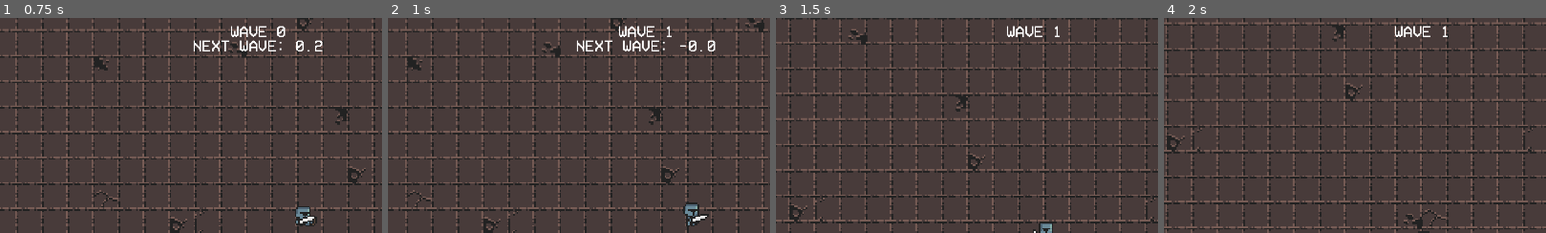
Above: before the commit, frames 1-4 (left to right).
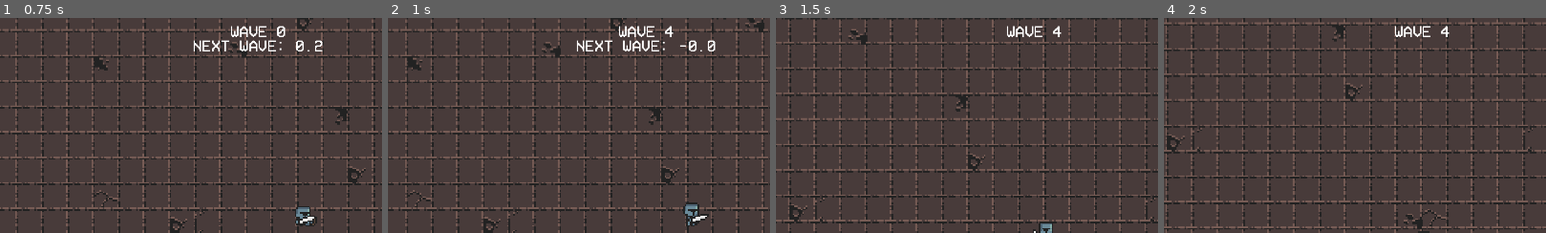
Above: after the commit, the same moments.

Repository: ErikpvDev/Proyecto-intermodular
Game: Godot game, scene res://Scenes/Game/game.tscn
Same seed, same stepped clock (60 frames per second), same inputs: the game is played once before the commit and once after it. The engine's default icon, where the game draws it, is replaced by a stand-in: a white triangle on a blue panel in a dark square.
Inputs:
- Up to frame 1 (0.75 s): tap Enter at 0.5 s; hold D (right) from 0.53 s (still down); tap Shift (dash) at 0.6 s
- Up to frame 2 (1 s): keep holding D (right)
- Up to frame 3 (1.5 s): release D (right) at 1.28 s; hold S (down) from 1.28 s (still down); tap E (interact) at 1.35 s
- Up to frame 4 (2 s): keep holding S (down)
The pictures show only the part of the screen within x 16-66%, y 4-54%; the shares and areas given below are measured in that part.

Frame 1 is identical in both runs. In frame 2, less than 0.1% of the frame differs, in the area x 72-75%, y 3-9%; in frame 3, less than 0.1%; in frame 4, less than 0.1%.

Commit message:
Faltan implementaciones del boss y ataques

Diff:
--- /dev/null
+++ b/Scenes/Bosses/Golem.tscn
@@ -0,0 +1,276 @@
+[gd_scene load_steps=18 format=3 uid="uid://c1pwj5dcpcrcv"]
+
+[ext_resource type="Texture2D" uid="uid://du45bmr8jisuy" path="res://assets/sprites/Enemies/Bosses/Golem/Character_sheet.png" id="1_4q6se"]
+[ext_resource type="Texture2D" uid="uid://bbfswghk06n3y" path="res://assets/sprites/Enemies/Bosses/Golem/Laser_sheet.png" id="2_fmrxo"]
+[ext_resource type="Texture2D" uid="uid://bjc4fejijgsl2" path="res://assets/sprites/Objetcs/Exp/Under.png" id="3_2yq5j"]
+[ext_resource type="Texture2D" uid="uid://xwm27srbs3p6" path="res://assets/sprites/Objetcs/Exp/Over.png" id="4_po4jp"]
+[ext_resource type="Texture2D" uid="uid://baaqhre1lhrcl" path="res://assets/sprites/Objetcs/Exp/Progress.png" id="5_8wxll"]
+
+[sub_resource type="Animation" id="Animation_s4ltw"]
+length = 0.001
+tracks/0/type = "value"
+tracks/0/imported = false
+tracks/0/enabled = true
+tracks/0/path = NodePath("Pivot/Sprite2D:frame")
+tracks/0/interp = 1
+tracks/0/loop_wrap = true
+tracks/0/keys = {
+"times": PackedFloat32Array(0),
+"transitions": PackedFloat32Array(1),
+"update": 1,
+"values": [0]
+}
+tracks/1/type = "value"
+tracks/1/imported = false
+tracks/1/enabled = true
+tracks/1/path = NodePath("Sprite2D:frame")
+tracks/1/interp = 1
+tracks/1/loop_wrap = true
+tracks/1/keys = {
+"times": PackedFloat32Array(0),
+"transitions": PackedFloat32Array(1),
+"update": 1,
+"values": [0]
+}
+
+[sub_resource type="Animation" id="Animation_jib0i"]
+resource_name = "armor_buff"
+length = 1.2500125
+step = 0.125
+tracks/0/type = "value"
+tracks/0/imported = false
+tracks/0/enabled = true
+tracks/0/path = NodePath("Sprite2D:frame")
+tracks/0/interp = 1
+tracks/0/loop_wrap = true
+tracks/0/keys = {
+"times": PackedFloat32Array(0, 0.125, 0.25, 0.375, 0.5, 0.625, 0.75, 0.875, 1, 1.125),
+"transitions": PackedFloat32Array(1, 1, 1, 1, 1, 1, 1, 1, 1, 1),
+"update": 1,
+"values": [60, 61, 62, 63, 64, 65, 66, 67, 68, 69]
+}
+
+[sub_resource type="Animation" id="Animation_eajcw"]
+resource_name = "block"
+step = 0.125
+tracks/0/type = "value"
+tracks/0/imported = false
+tracks/0/enabled = true
+tracks/0/path = NodePath("Sprite2D:frame")
+tracks/0/interp = 1
+tracks/0/loop_wrap = true
+tracks/0/keys = {
+"times": PackedFloat32Array(0, 0.125, 0.25, 0.375, 0.5, 0.625, 0.75, 0.875),
+"transitions": PackedFloat32Array(1, 1, 1, 1, 1, 1, 1, 1),
+"update": 1,
+"values": [30, 31, 32, 33, 34, 35, 36, 37]
+}
+
+[sub_resource type="Animation" id="Animation_q4bxi"]
+resource_name = "death"
+length = 1.7500125
+step = 0.125
+tracks/0/type = "value"
+tracks/0/imported = false
+tracks/0/enabled = true
+tracks/0/path = NodePath("Sprite2D:frame")
+tracks/0/interp = 1
+tracks/0/loop_wrap = true
+tracks/0/keys = {
+"times": PackedFloat32Array(0, 0.125, 0.25, 0.375, 0.5, 0.625, 0.75, 0.875, 1, 1.125, 1.25, 1.375, 1.5, 1.625),
+"transitions": PackedFloat32Array(1, 1, 1, 1, 1, 1, 1, 1, 1, 1, 1, 1, 1, 1),
+"update": 1,
+"values": [70, 71, 72, 73, 74, 75, 76, 77, 78, 79, 80, 81, 82, 83]
+}
+
+[sub_resource type="Animation" id="Animation_ekh0k"]
+resource_name = "glowing"
+step = 0.125
+tracks/0/type = "value"
+tracks/0/imported = false
+tracks/0/enabled = true
+tracks/0/path = NodePath("Sprite2D:frame")
+tracks/0/interp = 1
+tracks/0/loop_wrap = true
+tracks/0/keys = {
+"times": PackedFloat32Array(0, 0.125, 0.25, 0.375, 0.5, 0.625, 0.75, 0.875),
+"transitions": PackedFloat32Array(1, 1, 1, 1, 1, 1, 1, 1),
+"update": 1,
+"values": [10, 11, 12, 13, 14, 15, 16, 17]
+}
+
+[sub_resource type="Animation" id="Animation_k0thn"]
+resource_name = "idle"
+length = 0.5000125
+loop_mode = 1
+step = 0.125
+tracks/0/type = "value"
+tracks/0/imported = false
+tracks/0/enabled = true
+tracks/0/path = NodePath("Sprite2D:frame")
+tracks/0/interp = 1
+tracks/0/loop_wrap = true
+tracks/0/keys = {
+"times": PackedFloat32Array(0, 0.125, 0.25, 0.375),
+"transitions": PackedFloat32Array(1, 1, 1, 1),
+"update": 1,
+"values": [0, 1, 2, 3]
+}
+
+[sub_resource type="Animation" id="Animation_m44y3"]
+resource_name = "laser"
+length = 1.8750125
+step = 0.125
+tracks/0/type = "value"
+tracks/0/imported = false
+tracks/0/enabled = true
+tracks/0/path = NodePath("Pivot/Sprite2D:frame")
+tracks/0/interp = 1
+tracks/0/loop_wrap = true
+tracks/0/keys = {
+"times": PackedFloat32Array(0, 0.125, 0.25, 0.375, 0.5, 0.625, 0.75, 0.875, 1, 1.125, 1.25, 1.375, 1.5, 1.625, 1.75),
+"transitions": PackedFloat32Array(1, 1, 1, 1, 1, 1, 1, 1, 1, 1, 1, 1, 1, 1, 1),
+"update": 1,
+"values": [0, 1, 2, 3, 4, 5, 6, 7, 8, 9, 10, 11, 12, 13, 0]
+}
+
+[sub_resource type="Animation" id="Animation_oa8cr"]
+resource_name = "laser_cast"
+length = 0.8750125
+step = 0.125
+tracks/0/type = "value"
+tracks/0/imported = false
+tracks/0/enabled = true
+tracks/0/path = NodePath("Sprite2D:frame")
+tracks/0/interp = 1
+tracks/0/loop_wrap = true
+tracks/0/keys = {
+"times": PackedFloat32Array(0, 0.125, 0.25, 0.375, 0.5, 0.625, 0.75),
+"transitions": PackedFloat32Array(1, 1, 1, 1, 1, 1, 1),
+"update": 1,
+"values": [50, 51, 52, 53, 54, 55, 56]
+}
+
+[sub_resource type="Animation" id="Animation_3vl01"]
+resource_name = "melee_attack"
+loop_mode = 1
+step = 0.125
+tracks/0/type = "value"
+tracks/0/imported = false
+tracks/0/enabled = true
+tracks/0/path = NodePath("Sprite2D:frame")
+tracks/0/interp = 1
+tracks/0/loop_wrap = true
+tracks/0/keys = {
+"times": PackedFloat32Array(0, 0.125, 0.25, 0.375, 0.5, 0.625, 0.75),
+"transitions": PackedFloat32Array(1, 1, 1, 1, 1, 1, 1),
+"update": 1,
+"values": [40, 41, 42, 43, 44, 45, 46]
+}
+
+[sub_resource type="Animation" id="Animation_murx5"]
+resource_name = "ranged_attack"
+length = 1.1250125
+step = 0.125
+tracks/0/type = "value"
+tracks/0/imported = false
+tracks/0/enabled = true
+tracks/0/path = NodePath("Sprite2D:frame")
+tracks/0/interp = 1
+tracks/0/loop_wrap = true
+tracks/0/keys = {
+"times": PackedFloat32Array(0, 0.125, 0.25, 0.375, 0.5, 0.625, 0.75, 0.875, 1),
+"transitions": PackedFloat32Array(1, 1, 1, 1, 1, 1, 1, 1, 1),
+"update": 1,
+"values": [20, 21, 22, 23, 24, 25, 26, 27, 28]
+}
+
+[sub_resource type="AnimationLibrary" id="AnimationLibrary_61rai"]
+_data = {
+&"RESET": SubResource("Animation_s4ltw"),
+&"armor_buff": SubResource("Animation_jib0i"),
+&"block": SubResource("Animation_eajcw"),
+&"death": SubResource("Animation_q4bxi"),
+&"glowing": SubResource("Animation_ekh0k"),
+&"idle": SubResource("Animation_k0thn"),
+&"laser": SubResource("Animation_m44y3"),
+&"laser_cast": SubResource("Animation_oa8cr"),
+&"melee_attack": SubResource("Animation_3vl01"),
+&"ranged_attack": SubResource("Animation_murx5")
+}
+
+[sub_resource type="CapsuleShape2D" id="CapsuleShape2D_4q6se"]
+radius = 16.0
+height = 44.0
+
+[node name="Golem" type="CharacterBody2D"]
+
+[node name="Sprite2D" type="Sprite2D" parent="."]
+texture = ExtResource("1_4q6se")
+hframes = 10
+vframes = 10
+
+[node name="Pivot" type="Node2D" parent="."]
+
+[node name="Sprite2D" type="Sprite2D" parent="Pivot"]
+position = Vector2(100, 0)
+texture = ExtResource("2_fmrxo")
+vframes = 15
+
+[node name="AnimationPlayer" type="AnimationPlayer" parent="."]
+libraries = {
+&"": SubResource("AnimationLibrary_61rai")
+}
+autoplay = "idle"
+
+[node name="UI" type="CanvasLayer" parent="."]
+
+[node name="TextureProgressBar" type="TextureProgressBar" parent="UI"]
+anchors_preset = 7
+anchor_left = 0.5
+anchor_top = 1.0
+anchor_right = 0.5
+anchor_bottom = 1.0
+offset_left = -841.0
+offset_top = -64.0
+offset_right = -363.26953
+offset_bottom = -48.0
+grow_horizontal = 2
+grow_vertical = 0
+scale = Vector2(3.525, 3.525)
+size_flags_vertical = 8
+size_flags_stretch_ratio = 0.0
+value = 100.0
+nine_patch_stretch = true
+stretch_margin_left = 16
+stretch_margin_right = 16
+texture_under = ExtResource("3_2yq5j")
+texture_over = ExtResource("4_po4jp")
+texture_progress = ExtResource("5_8wxll")
+
+[node name="Label" type="Label" parent="UI/TextureProgressBar"]
+layout_mode = 1
+anchors_preset = 7
+anchor_left = 0.5
+anchor_top = 1.0
+anchor_right = 0.5
+anchor_bottom = 1.0
+offset_left = -49.5
+offset_top = -35.57447
+offset_right = 49.5
+offset_bottom = -12.5744705
+grow_horizontal = 2
+grow_vertical = 0
+text = "Stone Golem"
+horizontal_alignment = 1
+
+[node name="debug" type="Label" parent="."]
+offset_left = -24.0
+offset_top = -46.0
+offset_right = 25.0
+offset_bottom = -23.0
+text = "debug"
+
+[node name="CollisionShape2D" type="CollisionShape2D" parent="."]
+position = Vector2(0, -2)
+shape = SubResource("CapsuleShape2D_4q6se")
--- a/Scenes/Signals/Global_Signals.gd
+++ b/Scenes/Signals/Global_Signals.gd
@@ -8,3 +8,6 @@
 
 #Señal para modificar la velocidad
 signal update_move_speed(amount)
+
+#Señal para notificar el cambio de ronda
+signal miniboss_spawn()
--- a/Scenes/Spawn/spawn.gd
+++ b/Scenes/Spawn/spawn.gd
@@ -1,6 +1,6 @@
 extends Node2D
 
-@onready var current_wave=1
+@onready var current_wave=4
 var base_elite_chance = 0.02
 var elite_prob_percent
 @export var exp_growth=1.15
@@ -288,6 +288,7 @@
 	for rondas in enemy_dict:
 		prob = base_elite_chance * enemy_dict[rondas][1]
 		elite_prob_percent = snapped(prob * 100, 2)
+
 	emit_signal("between_waves_screen_timer")
 
 	#Vase calculation
@@ -299,5 +300,8 @@
 
 	await get_tree().create_timer(between_waves).timeout
 	wave_text.text = "WAVE "+str(current_wave)
-	spawn_enemies()
+	if current_wave % 5 != 0:
+		spawn_enemies()
+	else:
+		emit_signal("miniboss_spawn")
 	spawn_vase()
--- /dev/null
+++ b/assets/sprites/Enemies/Bosses/BossManager.gd
@@ -0,0 +1,15 @@
+extends Node
+
+@export var miniboss_interval = 5
+
+@export var miniboss_paths := {
+	"early": [
+
+	]
+}
+
+func _ready() -> void:
+	GlobalSignals.miniboss_spawn.connect(miniboss_spawn)
+
+
+func miniboss_spawn():
Not shown, added: assets/sprites/Enemies/Bosses/BossManager.gd.uid
Binary file added: assets/sprites/Enemies/Bosses/Golem/Character_sheet.png
Not shown, added: assets/sprites/Enemies/Bosses/Golem/Character_sheet.png.import
Binary file added: assets/sprites/Enemies/Bosses/Golem/Laser_sheet.png
Not shown, added: assets/sprites/Enemies/Bosses/Golem/Laser_sheet.png.import
Binary file added: assets/sprites/Enemies/Bosses/Golem/arm_projectile.png
Not shown, added: assets/sprites/Enemies/Bosses/Golem/arm_projectile.png.import
Binary file added: assets/sprites/Enemies/Bosses/Golem/arm_projectile_glowing.png
Not shown, added: assets/sprites/Enemies/Bosses/Golem/arm_projectile_glowing.png.import
